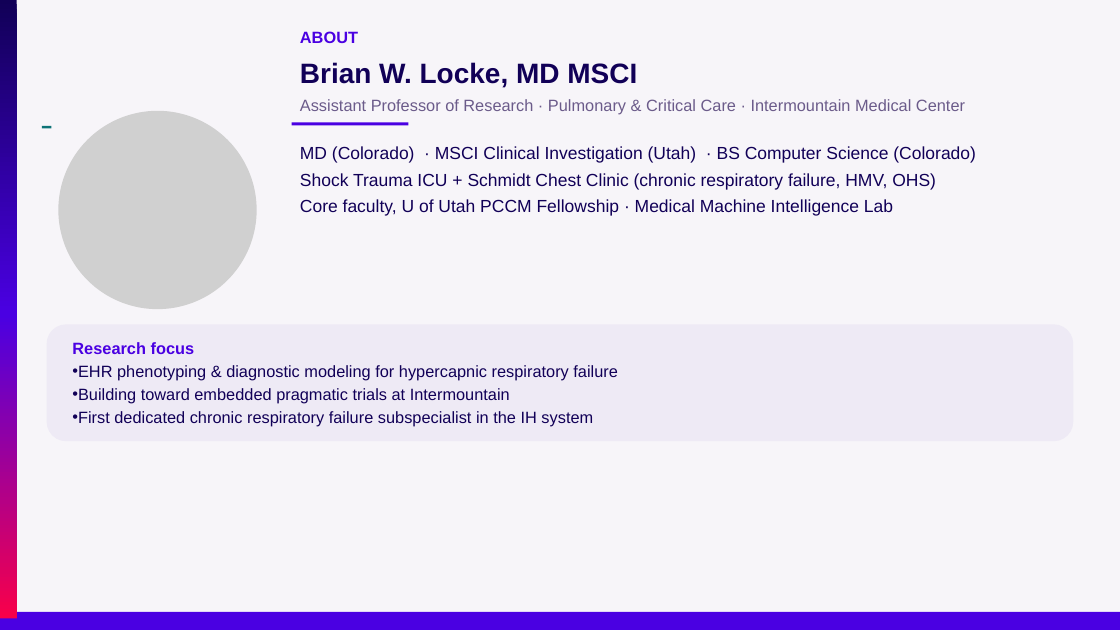
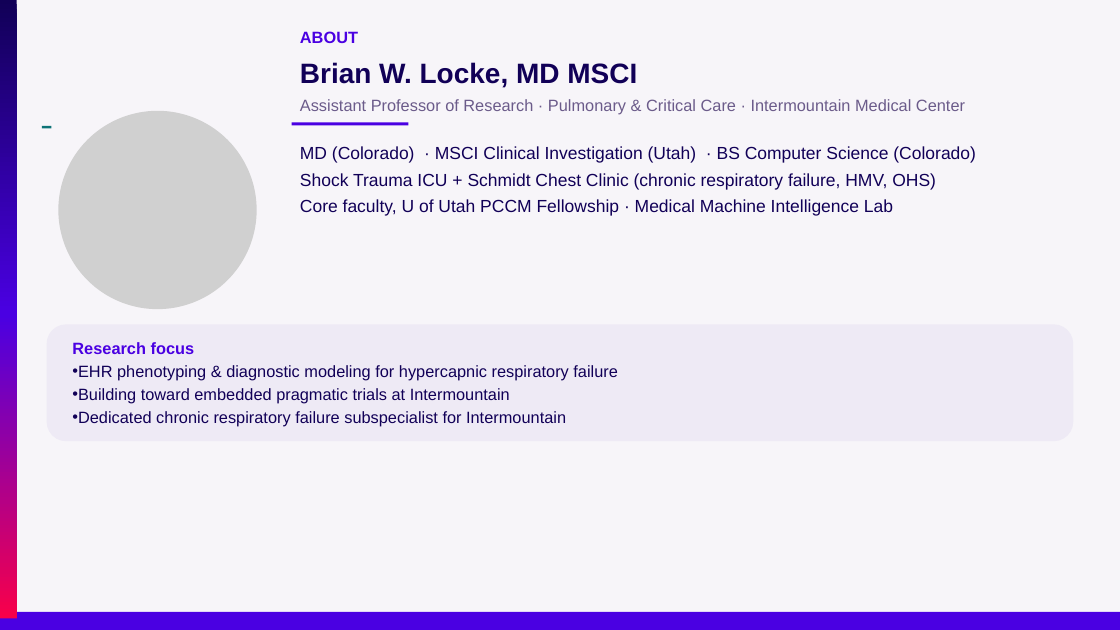
Before and after one commit to reblocke/clinical_talks, a slide deck: slide 2 of archive/Presentations/Locke Research Update Mar2026.pptx. Drawn at 1120x630 pixels with LibreOffice and Linux fonts; fonts in the diff are those of the drawing; grey boxes stand for pictures. Boxes give left, top, right and bottom in pixels: in the first picture for what was removed or moved away, otherwise in the second. Text is boxed around its words. In the diff, an @@ line names an element or a change of style, - is before the commit and + after.

```diff
--- a/archive/Presentations/Locke Research Update Mar2026.pptx
+++ b/archive/Presentations/Locke Research Update Mar2026.pptx
@@ text at <box>72,411,566,427</box>: text changed @@
-• First dedicated chronic respiratory failure subspecialist in the IH system
+• Dedicated chronic respiratory failure subspecialist for Intermountain
```
Also in this commit, not shown: 3 other slides changed, 1 other file.
